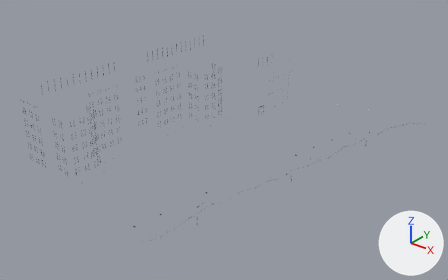
The glTF model web/data/sydney/hero/quay-west_fine.glb, before and after one commit.
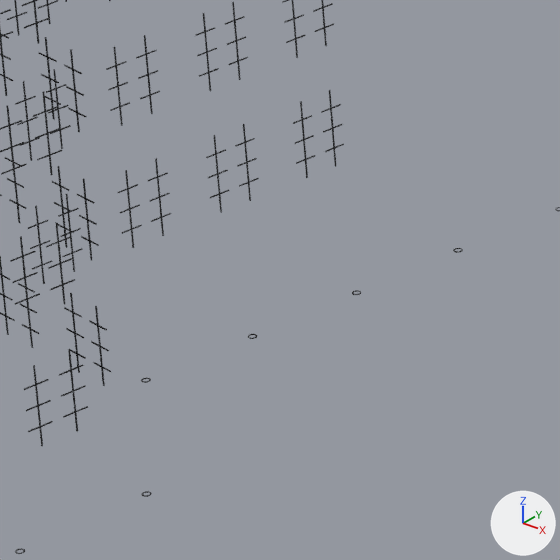
The first picture shows the older version from a camera (50 mm lens) standing at (-65.9, 66.3, 105.5) and looking at (-191.2, 222.9, 8.4). The close-ups show the older and then the newer version on the part from 20% to 31% of the width and 46% to 64% of the height of that picture. Only the edits that show in the close-ups are written down. Lighting does not change. The marker at lower right points along +X, +Y and +Z. Vertices at exactly the same position are counted once.

Objects in the first close-up: 'quay-west_metal_dark_c-1_-3', 'quay-west_metal_dark_c-2_-2'.
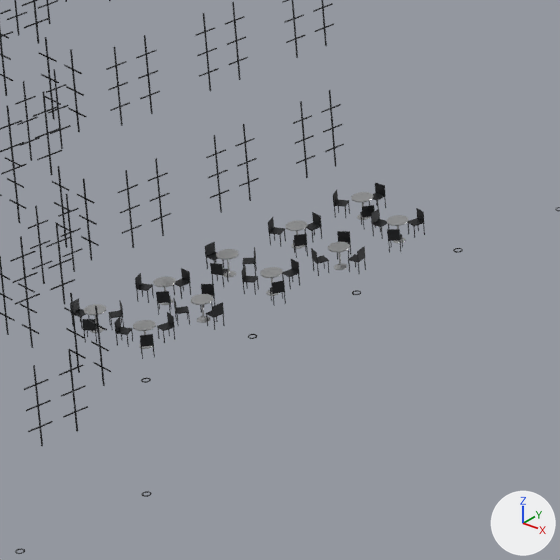
Changed parts and their boxes (x1, y1, x2, y2) in the close-ups (560 x 560 px):
'quay-west_metal_steel_c-2_-2', added
    after: (84, 192, 409, 349)
part 1 of me_quay_west_metal_dark_c_2__2, added
    after: (70, 183, 425, 359)

What the commit changed:
me_quay_west_metal_dark_c_2__2 is used by ob_quay_west_metal_dark_c_2__2; location (-195.0, 230.0, 4.0).
me_quay_west_metal_dark_c_2__2 had 2332 vertices, 1908 faces and spanned x -31.8..-22.0, y -42.7..-23.3, z -0.2..31.4.
me_quay_west_metal_dark_c_2__2 now has 3772 vertices, 4068 faces and spans x -31.8..-22.0, y -42.7..-23.3, z -0.2..31.4.
me_quay_west_metal_dark_c_2__2 part 1: 1440 vertices added at x -28.2..-23.7, y -39.2..-27.0, z -0.2..0.8.
Mesh me_quay_west_metal_steel_c_2__2 is new.
It has 610 vertices, 1100 faces and spans x -27.75..-24.12, y -38.75..-27.57, z -0.21..0.67.
It uses material mat_metal_steel (light grey #ced0d1).
Object 'quay-west_metal_steel_c-2_-2' (ob_quay_west_metal_steel_c_2__2) is new; it shows me_quay_west_metal_steel_c_2__2.
Its location is (-195.0, 230.0, 4.0).
